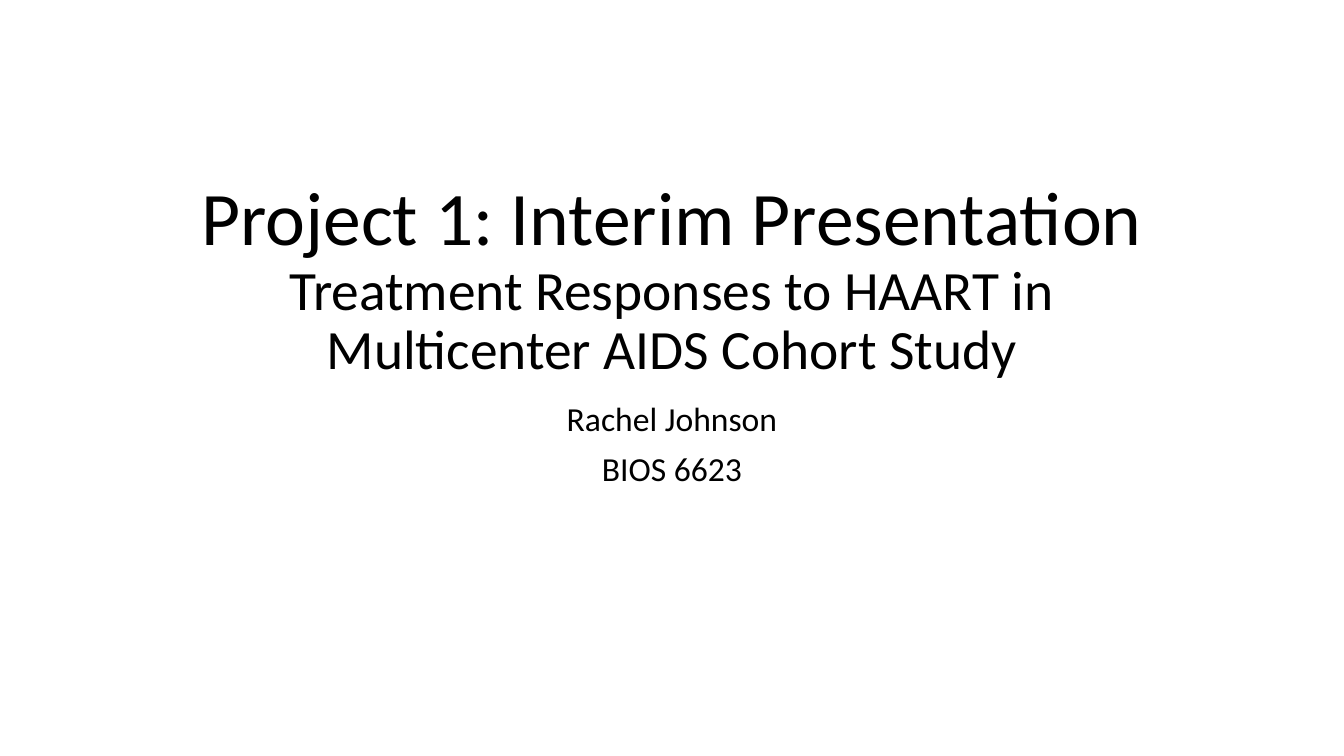
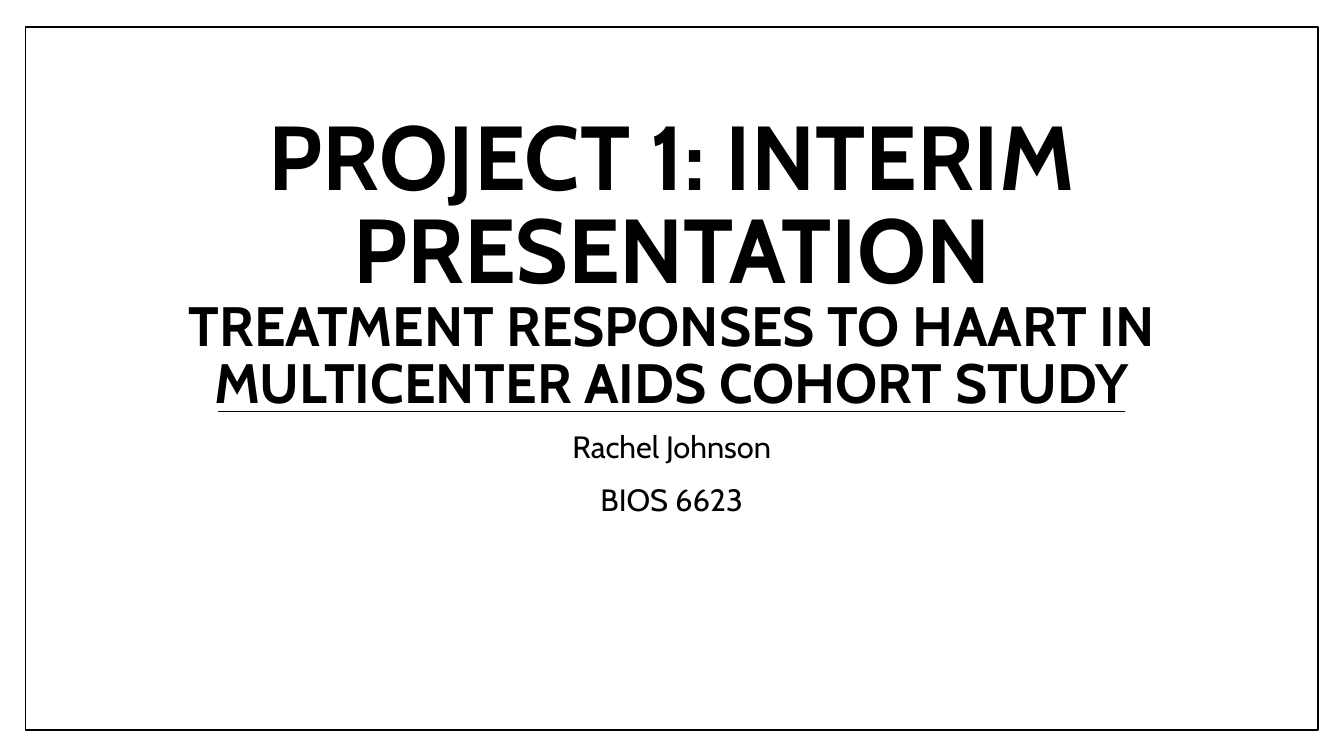
Before and after one commit to johnsra3/bios6623-johnsra3, a slide deck: slide 1 of Project1/Reports/Project 1 Interim Presentation.pptx. Drawn at 1344x756 pixels with LibreOffice and Linux fonts; fonts in the diff are those of the drawing. Boxes give left, top, right and bottom in pixels: in the first picture for what was removed or moved away, otherwise in the second. Text is boxed around its words. In the diff, an @@ line names an element or a change of style, - is before the commit and + after.

Commit message:
Finished presentation, removed p-values from tables for purposes of interim presentation.

```diff
--- a/Project1/Reports/Project 1 Interim Presentation.pptx
+++ b/Project1/Reports/Project 1 Interim Presentation.pptx
@@ rectangle added at <box>25,27,1318,730</box>, fill #FFFFFF, outline #000000 1 pt @@
@@ title at <box>189,125,1155,412</box>: text changed; font Calibri to Cabin; bold on @@
-Project 1: Interim Presentation
-Treatment Responses to HAART in Multicenter AIDS Cohort Study
+PROJECT 1: INTERIM PRESENTATION
+TREATMENT RESPONSES TO HAART IN MULTICENTER AIDS COHORT STUDY
@@ line added from (218, 411) to (1125, 411), #000000 0.79 pt @@
@@ subtitle "Rachel Johnson": place and size @@
-subtitle "Rachel Johnson" at <box>567,407,777,482</box>
+subtitle "Rachel Johnson" at <box>572,435,771,512</box>
@@ subtitle "Rachel Johnson" at <box>572,435,771,512</box>: size 24 to 22 pt, font Calibri to Cabin; more space between paragraphs @@
```
Also in this commit, not shown: 2 other slides changed, 1 slide added, 2 slides removed, 3 other files.
